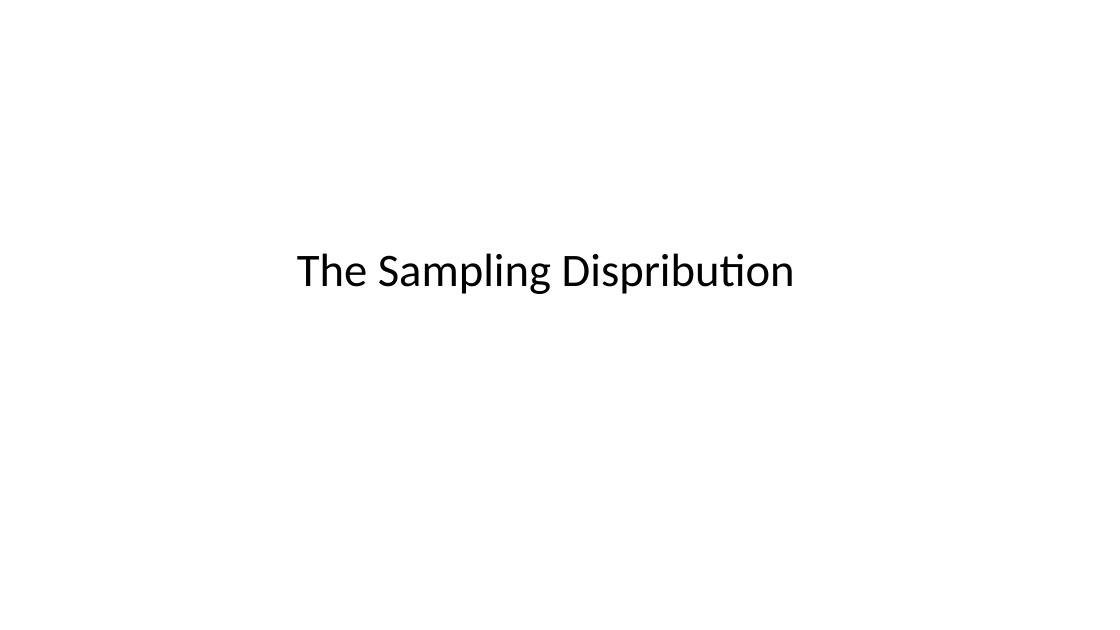
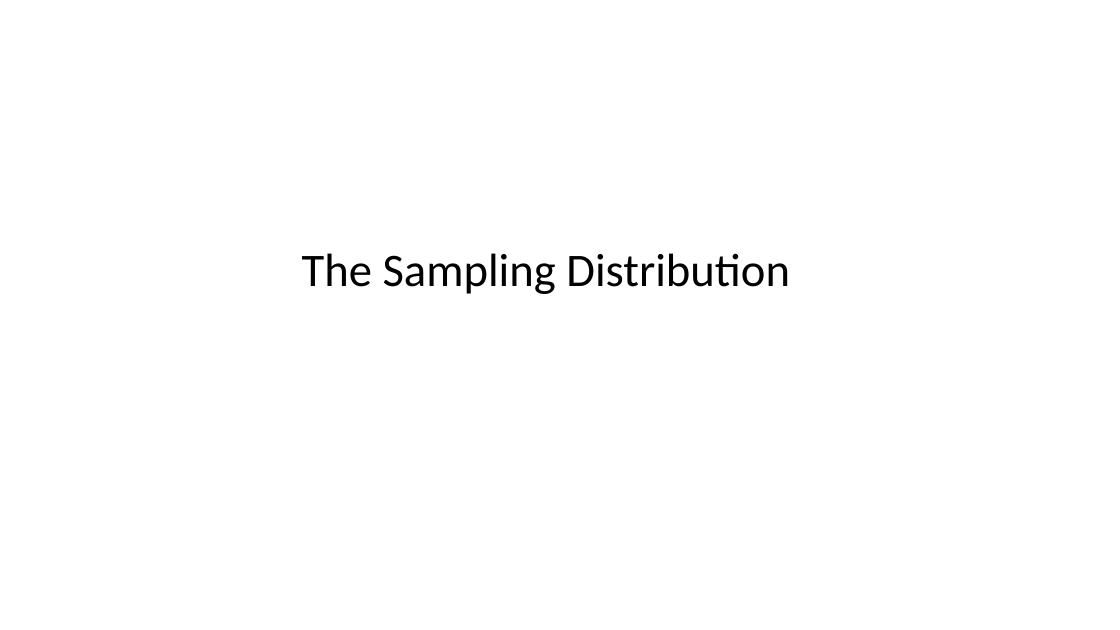
Before and after one commit to StephenElston/CSCI-E-83, a slide deck: slide 6 of LectureSlides/04_SamplingAndSimulation.pptx. Drawn at 1120x630 pixels with LibreOffice and Linux fonts; fonts in the diff are those of the drawing. Boxes give left, top, right and bottom in pixels: in the first picture for what was removed or moved away, otherwise in the second. Text is boxed around its words. In the diff, an @@ line names an element or a change of style, - is before the commit and + after.

```diff
--- a/LectureSlides/04_SamplingAndSimulation.pptx
+++ b/LectureSlides/04_SamplingAndSimulation.pptx
@@ title at (302,253,790,294): text changed @@
-The Sampling Dispribution
+The Sampling Distribution
```
Also in this commit, not shown: 1 other slide changed.
